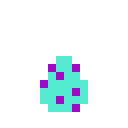
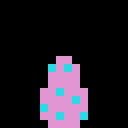
Layered file, before and after one edit (128x128). Changes by layer:
added layer "spawn parasaurolophus" in group "items" over box(40, 56, 88, 128)
hid "spawn archaeopteryx" over box(40, 56, 88, 112)
hid "spawn hypsilophodon" over box(48, 72, 80, 112)
showed "Background" over box(0, 0, 128, 128)
